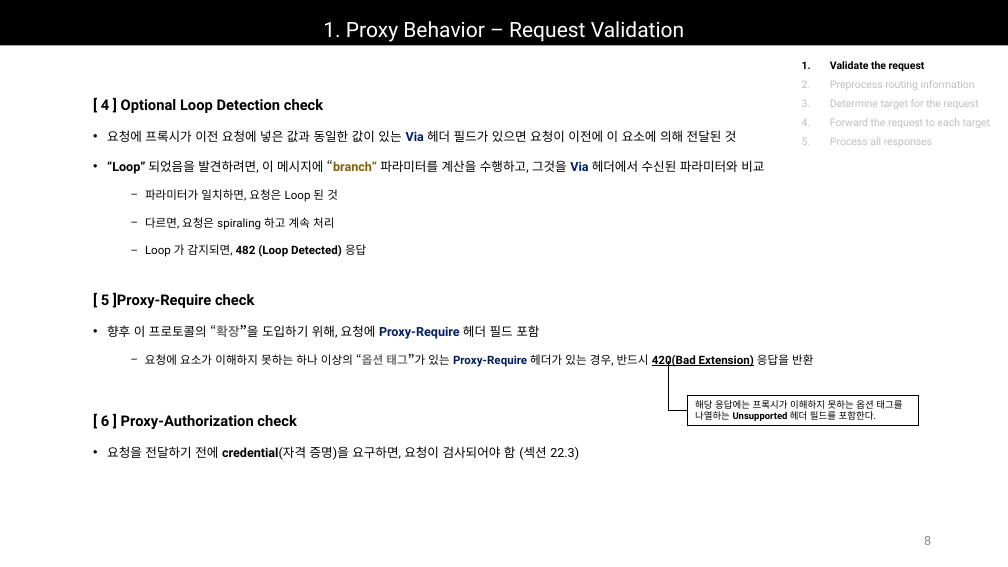
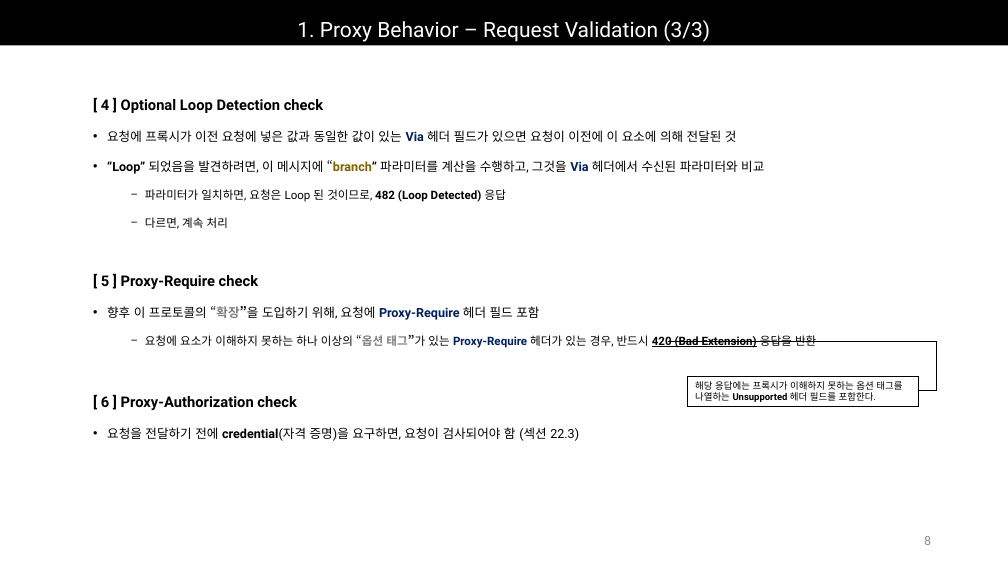
Before and after one commit to Epsilonely/SIP-Survey, a slide deck: slide 8 of 세미나 3차.pptx. Drawn at 1008x567 pixels with LibreOffice and Linux fonts; fonts in the diff are those of the drawing. Boxes give left, top, right and bottom in pixels: in the first picture for what was removed or moved away, otherwise in the second. Text is boxed around its words. In the diff, an @@ line names an element or a change of style, - is before the commit and + after.

```diff
--- a/세미나 3차.pptx
+++ b/세미나 3차.pptx
@@ title at bbox=[297, 20, 710, 42]: text changed @@
-1. Proxy Behavior – Request Validation
+1. Proxy Behavior – Request Validation (3/3)
@@ text removed at bbox=[830, 61, 990, 147] @@
-1. Validate the request
-2. Preprocess routing information
-3. Determine target for the request
-4. Forward the request to each target
-5. Process all responses
@@ text at bbox=[107, 160, 764, 174]: text colour #806000 to #000000 in "“branch”" @@
@@ text at bbox=[145, 189, 506, 229]: text changed @@
-  − 파라미터가 일치하면, 요청은 Loop 된 것
-  − 다르면, 요청은 spiraling 하고 계속 처리
-  − Loop 가 감지되면, 482 (Loop Detected) 응답
+  − 파라미터가 일치하면, 요청은 Loop 된 것이므로, 482 (Loop Detected) 응답
+  − 다르면, 계속 처리
@@ text at bbox=[101, 275, 258, 289]: spaces changed @@
-[ 5 ]Proxy-Require check
+[ 5 ] Proxy-Require check
@@ text at bbox=[107, 306, 539, 320]: text colour #767171 to #808080 in "“확장”을" @@
@@ text at bbox=[145, 335, 816, 348]: spaces changed @@
-  − 요청에 요소가 이해하지 못하는 하나 이상의 “옵션 태그”가 있는 Proxy-Require 헤더가 있는 경우, 반드시 420(Bad Extension) 응답을 반환
+  − 요청에 요소가 이해하지 못하는 하나 이상의 “옵션 태그”가 있는 Proxy-Require 헤더가 있는 경우, 반드시 420 (Bad Extension) 응답을 반환
@@ elbow line moved from (668, 361) - (919, 411) to (668, 341) - (919, 390) @@
@@ elbow line (668, 341) - (919, 390): stroke #000000 0.5 pt to #000000 0.25 pt @@
@@ 2 texts, 1 rectangle: place and size @@
-2 texts, 1 rectangle at bbox=[101, 292, 919, 460]
+2 texts, 1 rectangle at bbox=[101, 275, 919, 441]
```
Also in this commit, not shown: 8 other slides changed, 2 slides added, 1 other file.
